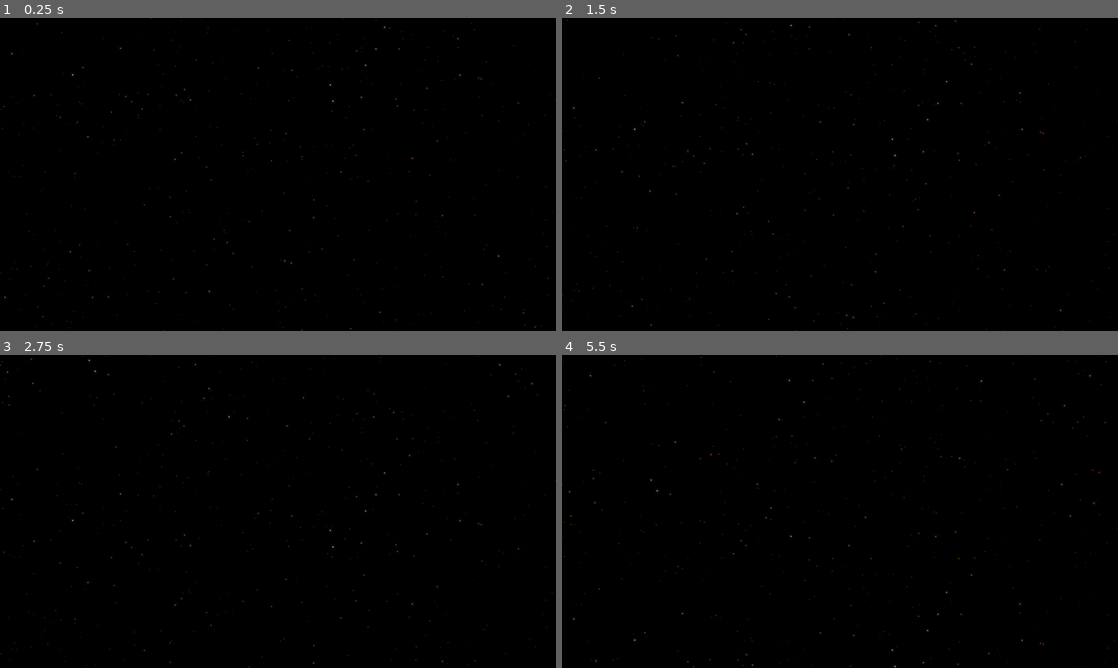
Above: before the commit, frames 1-4 (two rows, left to right).
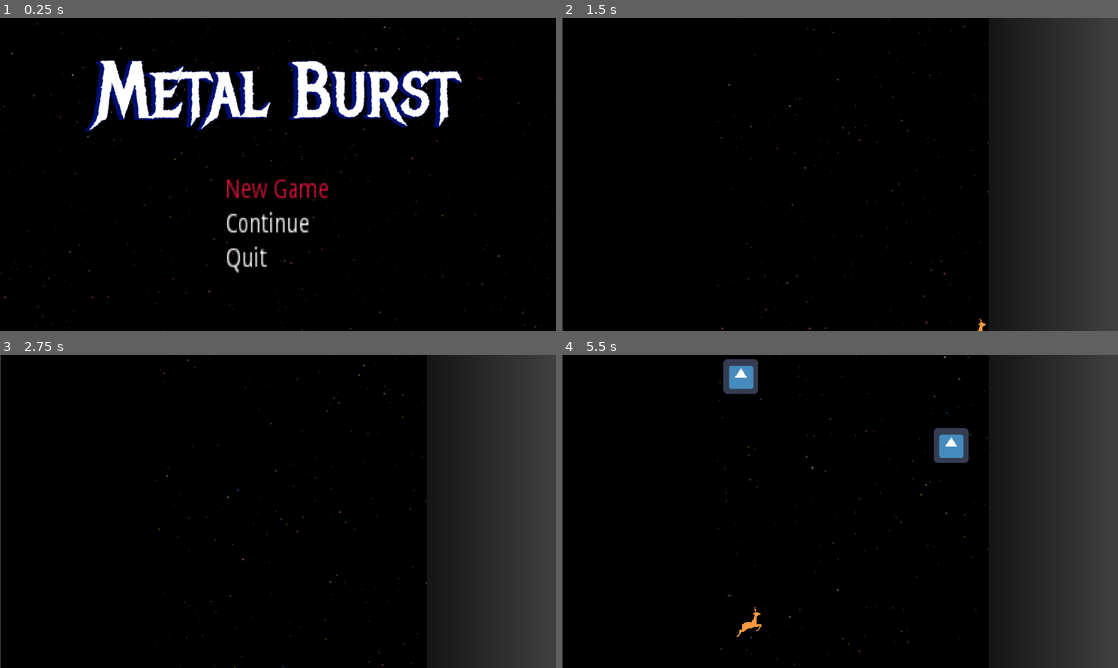
Above: after the commit, the same moments.

Repository: kyperbelt/MetalBurstPGJ
Game: Godot game, scene res://Screens/TitleScreen.tscn
The game is run twice, just before and just after one commit, with the same random seed, the same clock (stepped at 60 frames per second) and the same inputs. This scene is started directly instead of the project's main scene. The engine's default icon, where the game draws it, is replaced by a stand-in: a white triangle on a blue panel in a dark square.
Inputs:
- Up to frame 1 (0.25 s): no input
- Up to frame 2 (1.5 s): tap Enter (ui_accept) at 0.5, 0.6, 0.77, 1.07 s; hold D (move_right) 0.53-1.28 s; hold S (move_down) from 1.28 s (still down); tap Space (fire) at 1.35 s
- Up to frame 3 (2.75 s): tap Enter (ui_accept) at 1.52, 1.55, 1.82, 2.3 s; release S (move_down) at 2.03 s; hold D (move_right) from 2.03 s (still down); hold Shift (move_slower) from 2.03 s (still down)
- Up to frame 4 (5.5 s): release D (move_right) at 2.78 s; release Shift (move_slower) at 2.78 s; hold W (move_up) 2.78-3.53 s; tap Enter (ui_accept) at 2.85, 3.02, 3.32, 3.77, 3.8, 4.07, 4.52, 4.55, 4.82, 5.1 s; hold Space (fire) 3.53-4.28 s; hold A (move_left) 3.53-5.03 s; tap Shift (move_slower) at 4.35 s; hold S (move_down) from 5.03 s (still down)

The runs differ from the first frame. In frame 1, 8.7% of the frame differs, in the area x 15-83%, y 13-82%; in frame 2, 22%; in frame 3, 21%; in frame 4, 23%, in the area x 0-100%, y 0-100%.

Commit message:
Added a title screen and a menu options object that can take any number of options and uses up down to move on to the next option.

Diff:
--- /dev/null
+++ b/MetalBurstGame/Screens/TitleScreen.gd
@@ -0,0 +1,28 @@
+extends Node2D
+
+
+# Declare member variables here. Examples:
+# var a = 2
+# var b = "text"
+
+
+# Called when the node enters the scene tree for the first time.
+func _ready():
+	pass # Replace with function body.
+
+func selection_made(selection : int):
+	print("selected option %s " % selection)
+	match selection:
+		0:
+			var result = get_tree().change_scene("res://Stages/TestStage.tscn")
+			if(result != OK):
+				print("could not change scene")
+			pass
+		1:
+			pass
+		2:
+			get_tree().quit()
+			pass
+		_:
+			print("%s is not a valid selection")
+	pass
--- a/MetalBurstGame/Screens/TitleScreen.tscn
+++ b/MetalBurstGame/Screens/TitleScreen.tscn
@@ -1,9 +1,57 @@
-[gd_scene load_steps=2 format=2]
+[gd_scene load_steps=6 format=2]
 
 [ext_resource path="res://systems/ScrollingBackground.tscn" type="PackedScene" id=1]
+[ext_resource path="res://placeholder_assets/title.png" type="Texture" id=2]
+[ext_resource path="res://systems/OptionsMenu.tscn" type="PackedScene" id=3]
+[ext_resource path="res://systems/MenuOption.gd" type="Script" id=4]
+[ext_resource path="res://Screens/TitleScreen.gd" type="Script" id=5]
 
 [node name="TitleScreen" type="Node2D"]
+script = ExtResource( 5 )
 
 [node name="GuiLayer" type="CanvasLayer" parent="."]
 
+[node name="Title" type="Sprite" parent="GuiLayer"]
+position = Vector2( 503.351, 143.11 )
+texture = ExtResource( 2 )
+
+[node name="Tween" type="Tween" parent="GuiLayer/Title"]
+repeat = true
+playback/repeat = true
+
+[node name="OptionsMenu" parent="GuiLayer" instance=ExtResource( 3 )]
+margin_left = 414.524
+margin_top = 292.799
+margin_right = -403.476
+margin_bottom = -20.201
+rect_scale = Vector2( 2.74306, 3.52391 )
+
+[node name="options" type="VBoxContainer" parent="GuiLayer/OptionsMenu"]
+margin_right = 40.0
+margin_bottom = 40.0
+__meta__ = {
+"_edit_use_anchors_": false
+}
+
+[node name="option0" type="Label" parent="GuiLayer/OptionsMenu/options"]
+margin_right = 70.0
+margin_bottom = 14.0
+text = "New Game"
+script = ExtResource( 4 )
+
+[node name="option1" type="Label" parent="GuiLayer/OptionsMenu/options"]
+margin_top = 18.0
+margin_right = 70.0
+margin_bottom = 32.0
+text = "Continue"
+script = ExtResource( 4 )
+
+[node name="option2" type="Label" parent="GuiLayer/OptionsMenu/options"]
+margin_top = 36.0
+margin_right = 70.0
+margin_bottom = 50.0
+text = "Quit"
+script = ExtResource( 4 )
+
 [node name="ScrollingBackground" parent="." instance=ExtResource( 1 )]
+[connection signal="selection_entered" from="GuiLayer/OptionsMenu" to="." method="selection_made"]
--- a/MetalBurstGame/systems/BackgroundLayer.gd
+++ b/MetalBurstGame/systems/BackgroundLayer.gd
@@ -29,7 +29,7 @@
 			grid[col][row].position.y = (position.y - get_rect().size.y)+(get_rect().size.y * row)
 			add_child(grid[col][row])
 
-			print(str(get_rect().size) + "<-size pos-> "+str(grid[col][row].position))
+			#print(str(get_rect().size) + "<-size pos-> "+str(grid[col][row].position))
 
 	set_texture(null)
 
@@ -54,7 +54,7 @@
 	if current_pos.y + original_size.y < position.y || current_pos.y > position.y + original_size.y :
 		current_pos.y = position.y
 		change_y = true
-		print("reset y")
+		#print("reset y")
 
 
 	for col in range(grid.size()):
--- a/MetalBurstGame/systems/Level.tscn
+++ b/MetalBurstGame/systems/Level.tscn
@@ -1,8 +1,9 @@
-[gd_scene load_steps=4 format=2]
+[gd_scene load_steps=5 format=2]
 
 [ext_resource path="res://systems/PlayArea.gd" type="Script" id=1]
 [ext_resource path="res://systems/Level.gd" type="Script" id=2]
 [ext_resource path="res://systems/Engine.tscn" type="PackedScene" id=3]
+[ext_resource path="res://systems/ScrollingBackground.tscn" type="PackedScene" id=4]
 
 [node name="Level" type="ViewportContainer"]
 anchor_right = 1.0
@@ -22,5 +23,7 @@
 render_target_update_mode = 3
 script = ExtResource( 1 )
 
+[node name="ScrollingBackground" parent="PlayArea" instance=ExtResource( 4 )]
+
 [node name="Engine" parent="PlayArea" instance=ExtResource( 3 )]
 Level = NodePath("../..")
--- a/MetalBurstGame/systems/MenuOption.gd
+++ b/MetalBurstGame/systems/MenuOption.gd
@@ -1,18 +1,16 @@
 extends Label
 
 
-# Declare member variables here. Examples:
-# var a = 2
-# var b = "text"
-
-export(bool) var _selected = false
+var _selected : bool = false
 
 
 # Called when the node enters the scene tree for the first time.
 func _ready():
+	set_selected(false)
 	pass # Replace with function body.
 
 
 func set_selected(selected : bool):
 	_selected = selected;
+	set("custom_colors/font_color", Color.crimson if selected else Color.white)
 	pass
--- /dev/null
+++ b/MetalBurstGame/systems/OptionsMenu.gd
@@ -0,0 +1,65 @@
+extends Control
+
+var options = []
+
+var _selection : int = 0 #selection
+
+var MenuOption = preload("res://systems/MenuOption.gd")
+
+signal selection_changed #changed the selection
+signal selection_entered #entered the selection
+
+# Called when the node enters the scene tree for the first time.
+func _ready():
+
+	var children = get_children()
+
+	add_options(2,children)
+
+	update_selection(_selection)
+
+	pass # Replace with function body.
+
+
+func add_options(depth : int,children : Array):
+	for child in children:
+		if(child is MenuOption):
+			options.append(child)
+		elif depth-1 > 0 :
+			add_options(depth-1,child.get_children())
+
+
+func prev_selection():
+	update_selection(loop_index(_selection-1))
+
+func next_selection():
+	update_selection(loop_index(_selection+1))
+
+func loop_index(index : int) -> int:
+	var _index = 0 if index >= options.size() else (options.size() - 1 if index < 0 else index)
+	return _index;
+
+func update_selection(selection : int):
+	if(_selection!=selection):
+		_selection = selection
+		emit_signal("selection_changed")
+
+	for i in range(options.size()):
+		if(i == selection):
+			options[i].set_selected(true)
+		else:
+			options[i].set_selected(false)
+
+
+func get_selection():
+	return _selection
+
+# Called every frame. 'delta' is the elapsed time since the previous frame.
+func _process(_delta):
+	if Input.is_action_just_pressed("ui_accept"):
+		emit_signal("selection_entered",_selection)
+	if Input.is_action_just_pressed("move_down"):
+		next_selection()
+	if Input.is_action_just_pressed("move_up"):
+		prev_selection()
+	pass
--- a/MetalBurstGame/systems/OptionsMenu.tscn
+++ b/MetalBurstGame/systems/OptionsMenu.tscn
@@ -1,48 +1,13 @@
 [gd_scene load_steps=2 format=2]
 
-[ext_resource path="res://systems/MenuOption.gd" type="Script" id=1]
+[ext_resource path="res://systems/OptionsMenu.gd" type="Script" id=2]
 
 [node name="OptionsMenu" type="Control"]
 anchor_right = 1.0
 anchor_bottom = 1.0
 margin_right = -818.0
 margin_bottom = -313.0
+script = ExtResource( 2 )
 __meta__ = {
 "_edit_use_anchors_": false
 }
-
-[node name="VBoxContainer" type="VBoxContainer" parent="."]
-margin_right = 40.0
-margin_bottom = 40.0
-__meta__ = {
-"_edit_use_anchors_": false
-}
-
-[node name="option0" type="Label" parent="VBoxContainer"]
-margin_right = 70.0
-margin_bottom = 14.0
-text = "New Game"
-script = ExtResource( 1 )
-__meta__ = {
-"_edit_use_anchors_": false
-}
-
-[node name="option1" type="Label" parent="VBoxContainer"]
-margin_top = 18.0
-margin_right = 70.0
-margin_bottom = 32.0
-text = "Continue"
-script = ExtResource( 1 )
-__meta__ = {
-"_edit_use_anchors_": false
-}
-
-[node name="option2" type="Label" parent="VBoxContainer"]
-margin_top = 36.0
-margin_right = 70.0
-margin_bottom = 50.0
-text = "Quit"
-script = ExtResource( 1 )
-__meta__ = {
-"_edit_use_anchors_": false
-}
--- a/MetalBurstGame/systems/ScrollingBackground.gd
+++ b/MetalBurstGame/systems/ScrollingBackground.gd
@@ -20,8 +20,6 @@
 	for child in get_children():
 		if(child is BackgroundLayer):
 			layers.append(child)
-			print("added a layer")
-
 
 
 
Binary file added: MetalBurstGame/placeholder_assets/gameover.png
Not shown, added: MetalBurstGame/placeholder_assets/gameover.png.import
Binary file added: MetalBurstGame/placeholder_assets/paused.png
Not shown, added: MetalBurstGame/placeholder_assets/paused.png.import
